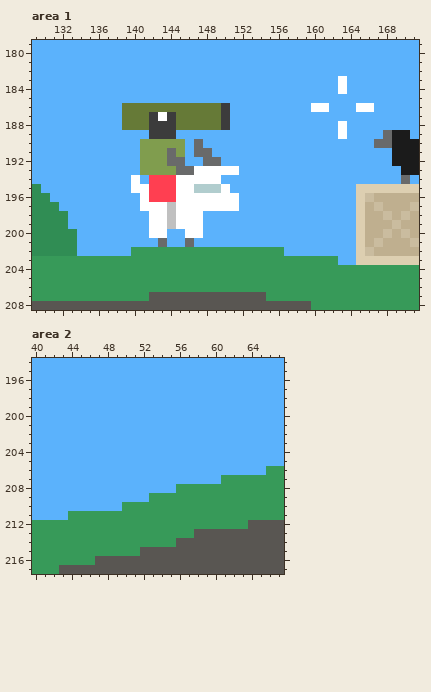
Two states of a pixel-art file, .files/layout ui1.aseprite. This is how it looked before the edit.
400x270 pixels, 1 frame. Colours within 5 levels of each other are drawn and written as one. Shown: area 1: x 129..171, y 179..208; area 2: x 40..67, y 194..217.
Now the later version:
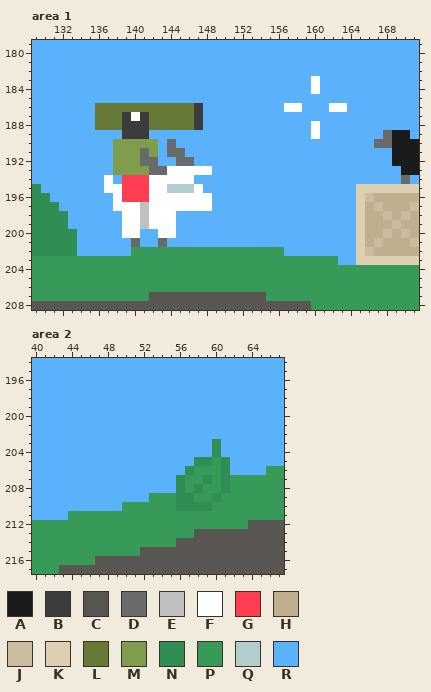
Palette (. is transparent): A #1b1b1b  B #3c3c3c  C #595652  D #696a6a  E #c0c0c0  F #ffffff  G #ff3f51  H #bfaf8f  J #cabc9f  K #ddcfb1  L #667a37  M #809d4e  N #308d54  P #379a59  Q #b1cdce  R #5bb2fc
The edit:
{"change": "layer \"Layer 1\" added"}
{"where": "area 1, layer \"terrain\""}
{"y":183,"x":160,"old":"R","new":"F"}
{"y":183,"x":163,"old":"F","new":"R"}
{"y":184,"x":160,"old":"R","new":"F"}
{"y":184,"x":163,"old":"F","new":"R"}
{"y":186,"x":136,"old":"RRR","new":"LLL"}
{"y":186,"x":147,"old":"LLLB","new":"BRRR"}
{"y":186,"x":157,"old":"RR","new":"FF"}
{"y":186,"x":160,"old":"FFRR","new":"RRFF"}
{"y":186,"x":165,"old":"FF","new":"RR"}
{"y":187,"x":136,"old":"RRRLLLBFB","new":"LLLBFBLLL"}
{"y":187,"x":147,"old":"LLLB","new":"BRRR"}
{"y":188,"x":136,"old":"RRRLLLBBB","new":"LLLBBBLLL"}
{"y":188,"x":147,"old":"LLLB","new":"BRRR"}
{"y":188,"x":160,"old":"R","new":"F"}
{"y":188,"x":163,"old":"F","new":"R"}
{"y":189,"x":139,"old":"RRRBBB","new":"BBBRRR"}
{"y":189,"x":160,"old":"R","new":"F"}
{"y":189,"x":163,"old":"F","new":"R"}
{"y":190,"x":138,"old":"RRR","new":"MMM"}
{"y":190,"x":143,"old":"MMM","new":"RDR"}
{"y":190,"x":147,"old":"D","new":"R"}
{"y":191,"x":138,"old":"RRRM","new":"MMMD"}
{"y":191,"x":143,"old":"M","new":"R"}
{"y":191,"x":145,"old":"M","new":"D"}
{"y":191,"x":147,"old":"DD","new":"RR"}
{"y":192,"x":138,"old":"RRRMMMD","new":"MMMDDRR"}
{"y":192,"x":146,"old":"R","new":"D"}
{"y":192,"x":148,"old":"DD","new":"RR"}
{"y":193,"x":138,"old":"RRR","new":"MMM"}
{"y":193,"x":142,"old":"MMMDD","new":"DDFFF"}
{"y":193,"x":149,"old":"FFF","new":"RRR"}
{"y":194,"x":137,"old":"R","new":"F"}
{"y":194,"x":139,"old":"RFRGGG","new":"GGGFFF"}
{"y":194,"x":147,"old":"FFF","new":"RRR"}
{"y":195,"x":137,"old":"RRRFFGGGFFQQQF","new":"FFGGGFFQQQFRRR"}
{"y":196,"x":138,"old":"RRRFGGG","new":"FGGGFFF"}
{"y":196,"x":149,"old":"FFF","new":"RRR"}
{"y":197,"x":138,"old":"RRRF","new":"FFFE"}
{"y":197,"x":144,"old":"E","new":"F"}
{"y":197,"x":149,"old":"FFF","new":"RRR"}
{"y":198,"x":139,"old":"RRR","new":"FFE"}
{"y":198,"x":144,"old":"EFFF","new":"FRRR"}
{"y":199,"x":139,"old":"RRR","new":"FFE"}
{"y":199,"x":144,"old":"EFFF","new":"FRRR"}
{"y":200,"x":139,"old":"RR","new":"FF"}
{"y":200,"x":142,"old":"F","new":"R"}
{"y":200,"x":144,"old":"R","new":"F"}
{"y":200,"x":146,"old":"FF","new":"RR"}
{"y":201,"x":140,"old":"R","new":"D"}
{"y":201,"x":146,"old":"D","new":"R"}
{"where": "area 2, layer \"Layer 1\""}
{"y":203,"x":60,"old":"R","new":"N"}
{"y":204,"x":60,"old":"R","new":"N"}
{"y":205,"x":58,"old":"RRRR","new":"NNPN"}
{"y":206,"x":57,"old":"RRRRR","new":"NPPPN"}
{"y":207,"x":56,"old":"RRRRRP","new":"NPPNPN"}
{"y":208,"x":56,"old":"P","new":"N"}
{"y":208,"x":58,"old":"P","new":"N"}
{"y":208,"x":61,"old":"P","new":"N"}
{"y":209,"x":56,"old":"PP","new":"NN"}
{"y":209,"x":60,"old":"P","new":"N"}
{"y":210,"x":56,"old":"PPPP","new":"NNNN"}
{"label":"changed","picture_box":[284,76,374,139]}
{"label":"changed","picture_box":[95,103,239,247]}
{"label":"changed","picture_box":[176,439,230,511]}
